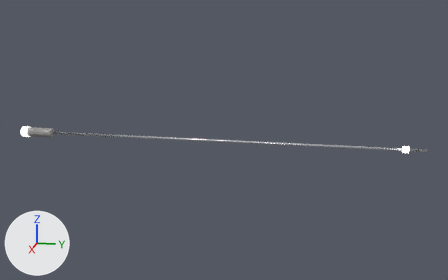
A saved change to the glTF model assets/rods/fuzeball_rod_1man.glb.
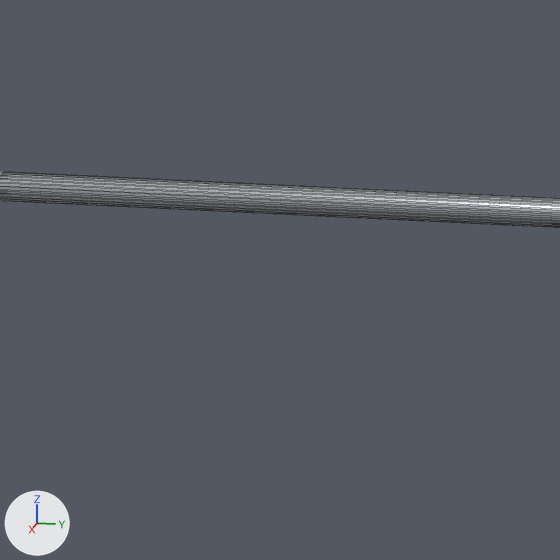
The first picture shows the older version from a 50 mm lens placed at (177.9, 34.4, 44.8), pointed at (-0.7, -1.3, 0.2). The close-ups show the older and then the newer version on the part from 31% to 41% of the width and 43% to 60% of the height of that picture. Only the edits that show in the close-ups are written down. The axes (+X, +Y, +Z) are drawn at lower left. The lights are the same throughout. The close-ups show mesh edges as thin lines. Where no turn or scale is listed for an object, it has been applied to the vertices.

Objects in the first close-up: 'rod1_bar.002'.
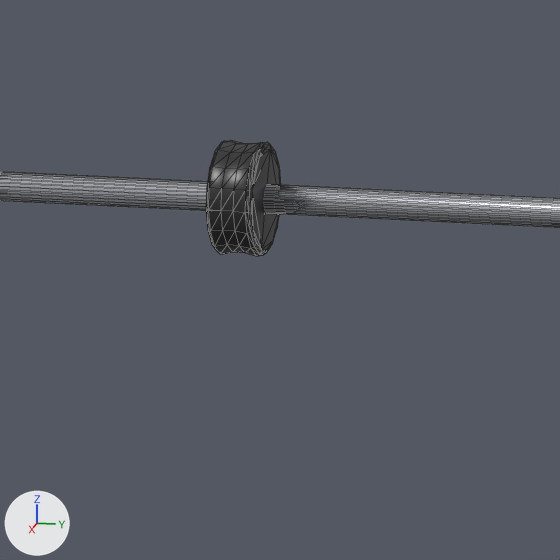
Location of each change, [x1, y1, x2, y2] in pixels of the close-ups (560 x 560 px):
```json
{"object": "CylinderL", "change": "added", "after": [206, 140, 281, 256]}
```

Scene script edits in JSON lines:
```json
{"op": "add", "block": "mat_bumper_005", "code": ["mat_bumper_005 = principled_material('bumper.005')", "mat_bumper_005.base_color = (0.0215, 0.0215, 0.0215)  # black #282828", "mat_bumper_005.roughness = 0.361"]}
{"op": "add", "block": "me_cylinder_014", "code": ["me_cylinder_014 = bpy.data.meshes.new('Cylinder.014')", "me_cylinder_014.from_pydata(...)  # 128 vertices, 252 faces; spans x -1.51..1.51, y -0.61..0.61, z -1.51..1.51", "me_cylinder_014.materials.append(mat_bumper_005)  # black #282828"]}
{"op": "add", "block": "ob_cylinderl", "code": ["ob_cylinderl = bpy.data.objects.new('CylinderL', me_cylinder_014)", "ob_cylinderl.location = (0.0, -21.5, 0.0)"]}
```
